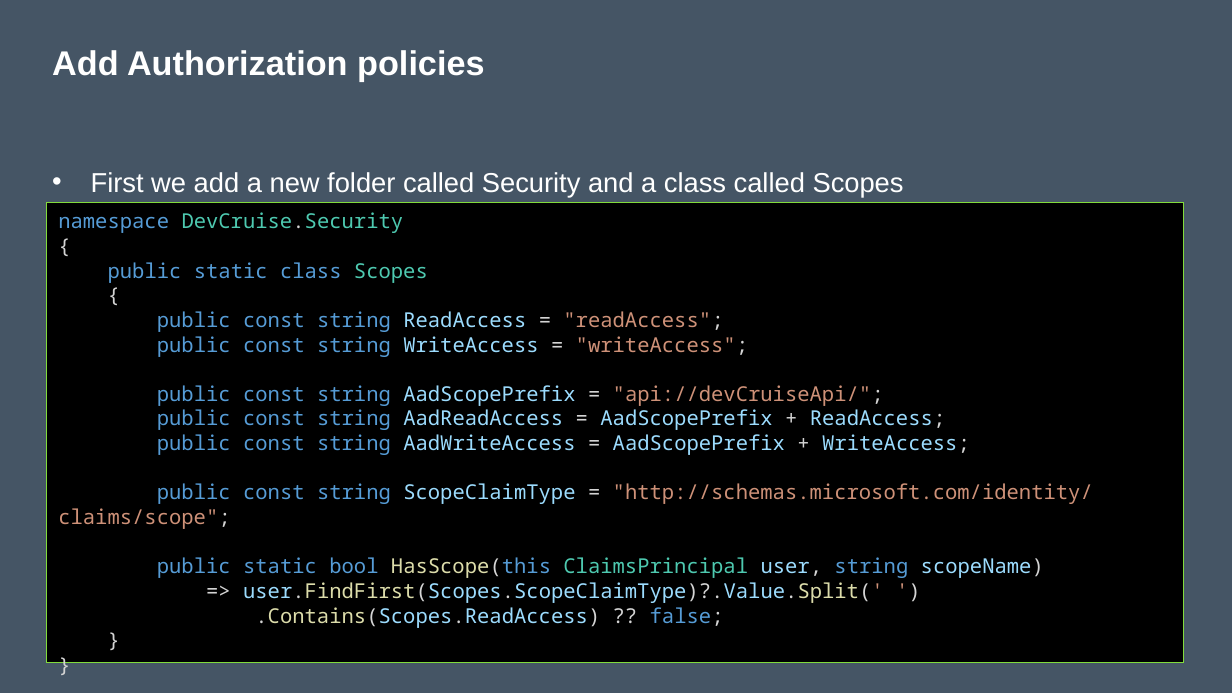
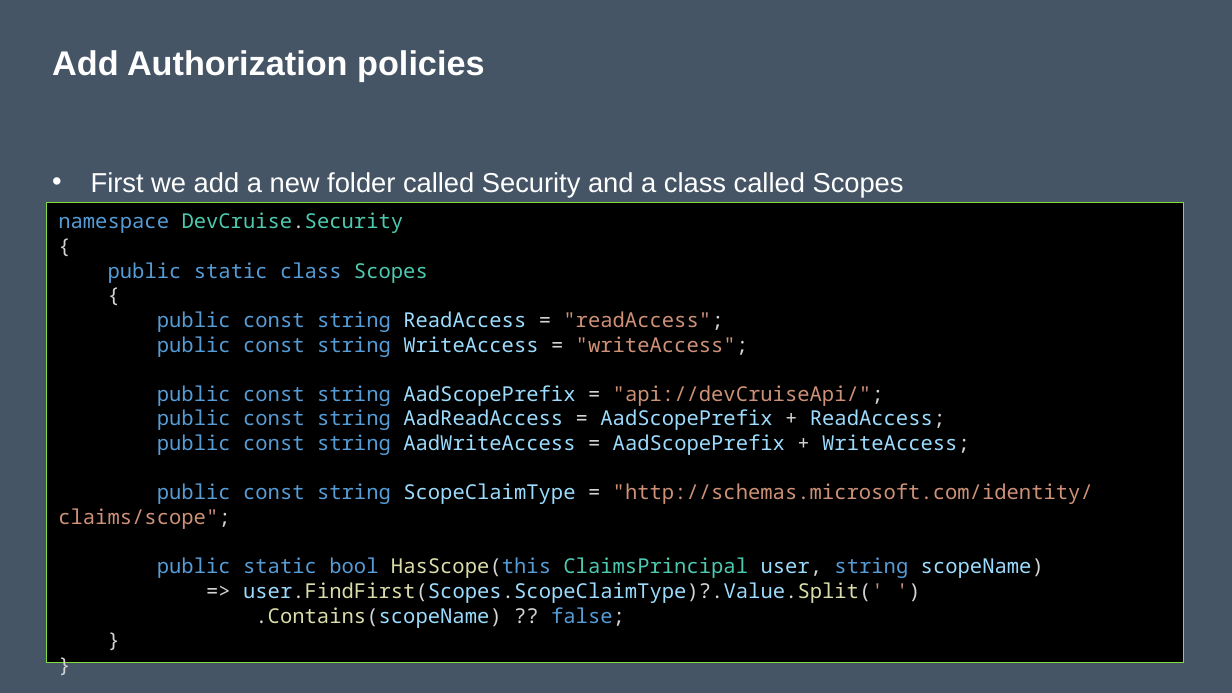
Before and after one commit to nickverschueren/devcruise-2019, a slide deck: slide 65 of Slides/Building an API.pptx (slide 64 before the commit). Drawn at 1232x693 pixels with LibreOffice and Linux fonts; fonts in the diff are those of the drawing. Boxes give left, top, right and bottom in pixels: in the first picture for what was removed or moved away, otherwise in the second. Text is boxed around its words. In the diff, an @@ line names an element or a change of style, - is before the commit and + after.

Commit message:
Presentation

```diff
--- a/Slides/Building an API.pptx
+++ b/Slides/Building an API.pptx
@@ text in rectangle at <box>255,607,625,628</box>: text changed @@
-.Contains(Scopes.ReadAccess) ?? false;
+.Contains(scopeName) ?? false;
```
Also in this commit, not shown: 1 other slide changed, 2 slides added, 1 other file.
